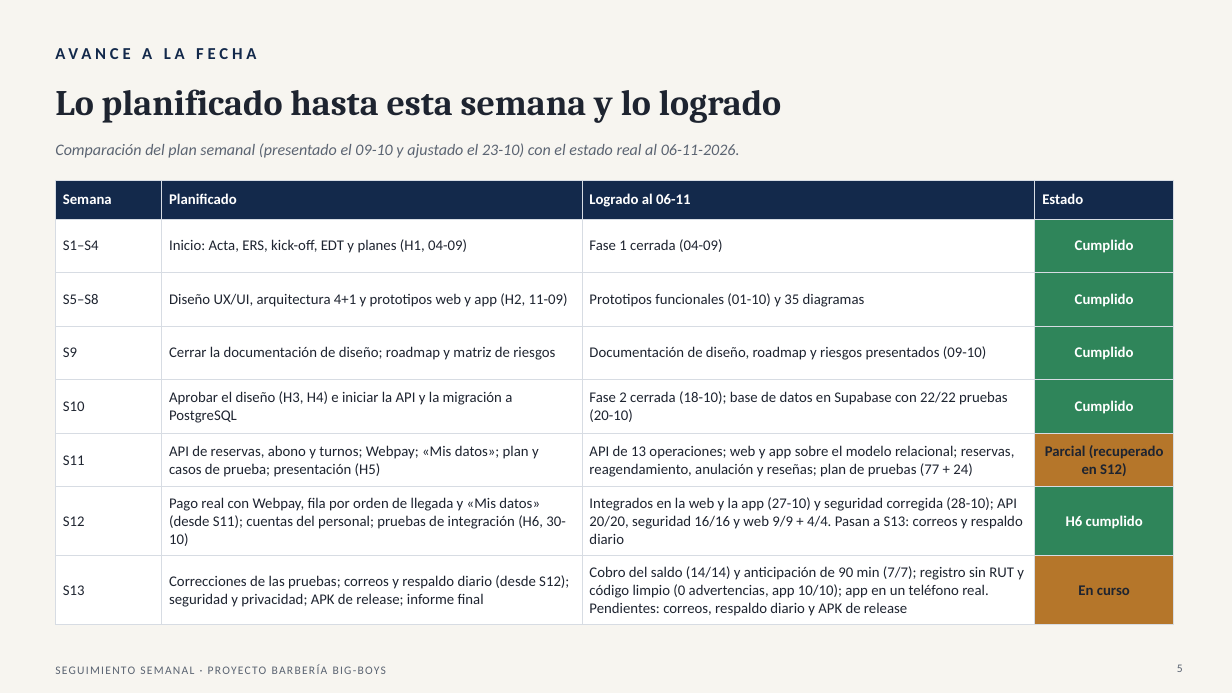
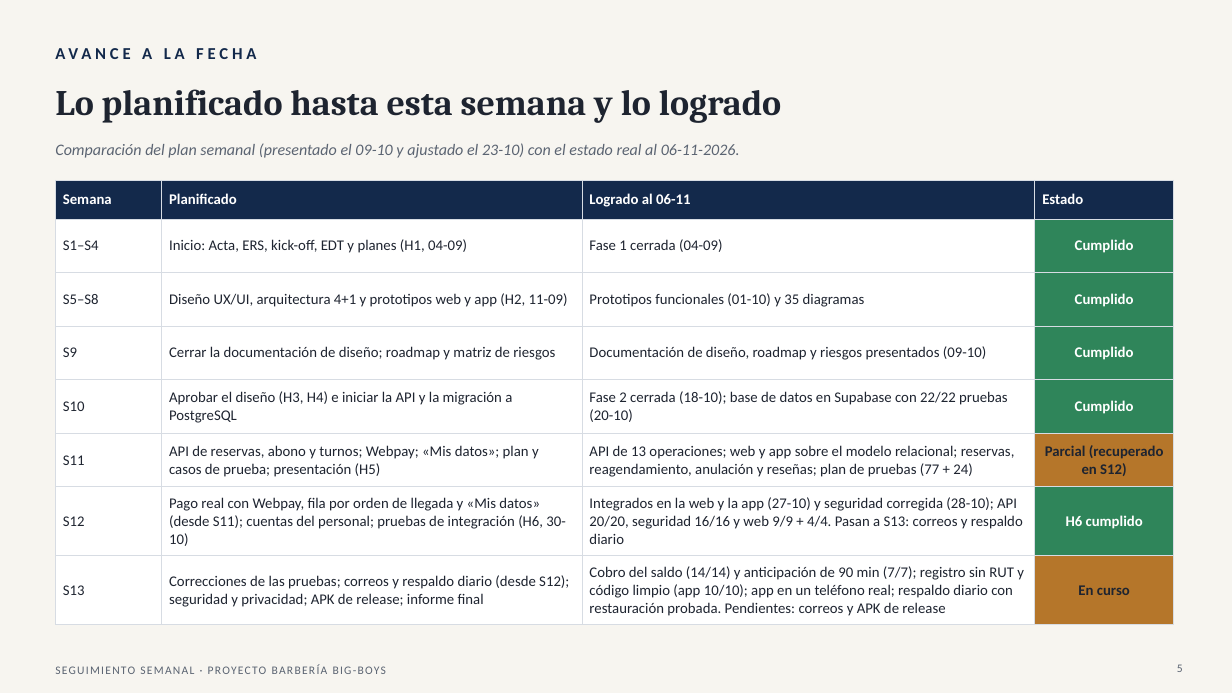
Before and after one commit to Yerko-Rosales/Proyecto_Barberia, a slide deck: slide 5 of Fase 2/Seguimiento semanal/Seguimiento_Roadmap_Proyecto_Barberia_06-11.pptx. Drawn at 1232x693 pixels with LibreOffice and Linux fonts; fonts in the diff are those of the drawing. Boxes give left, top, right and bottom in pixels: in the first picture for what was removed or moved away, otherwise in the second. Text is boxed around its words. In the diff, an @@ line names an element or a change of style, - is before the commit and + after.

Commit message:
Seguimiento 06-11: estado al cierre del día
- Respaldo diario operativo con restauración probada y contraseña de Gmail fuera de la APK (láminas 2, 4, 5, 13 y 14); solo los correos siguen atrasados.
- Diagramas marcados como realizados (láminas 2 a 4) y miniaturas de DIAG-03 y DIAG-13 actualizadas; DAS v3.3 (lámina 6).
- Casos de uso al 06-11: 29 de 41 funcionan sobre la base de datos real y 2 en forma parcial (lámina 7).
- Notas del orador ajustadas.

```diff
--- a/Fase 2/Seguimiento semanal/Seguimiento_Roadmap_Proyecto_Barberia_06-11.pptx
+++ b/Fase 2/Seguimiento semanal/Seguimiento_Roadmap_Proyecto_Barberia_06-11.pptx
@@ table at (x1=55, y1=180, x2=1174, y2=620) @@
-row 8, column 3: Cobro del saldo (14/14) y anticipación de 90 min (7/7); registro sin RUT y código limpio (0 advertencias, app 10/10); app en un teléfono real. Pendientes: correos, respaldo diario y APK de release
+row 8, column 3: Cobro del saldo (14/14) y anticipación de 90 min (7/7); registro sin RUT y código limpio (app 10/10); app en un teléfono real; respaldo diario con restauración probada. Pendientes: correos y APK de release
```
Also in this commit, not shown: 7 other slides changed.
